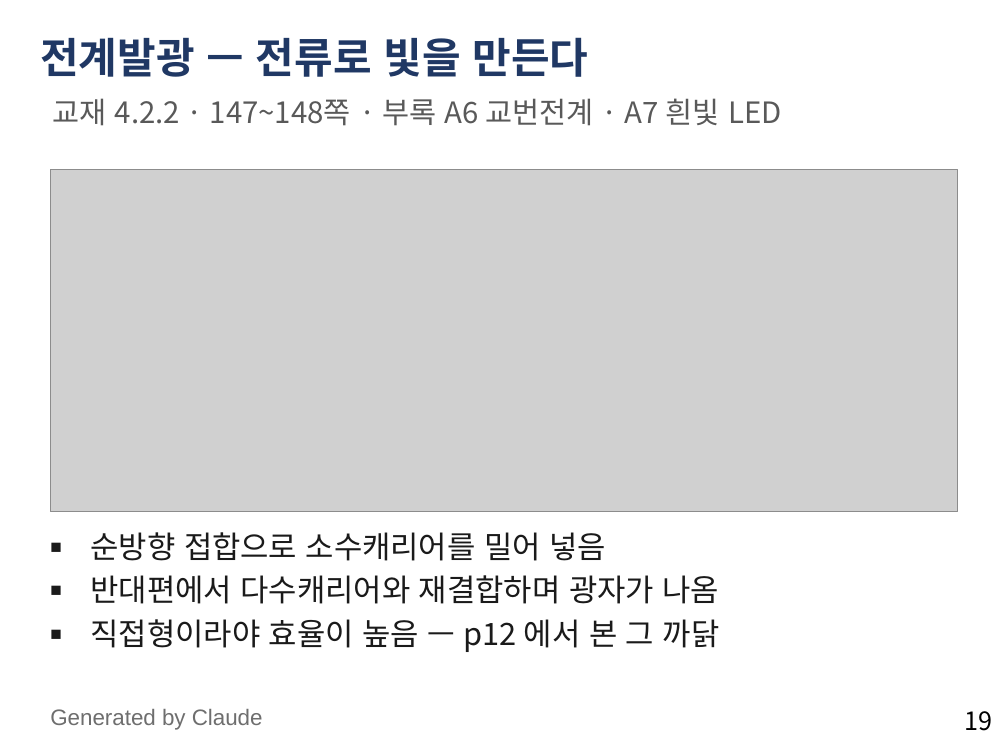
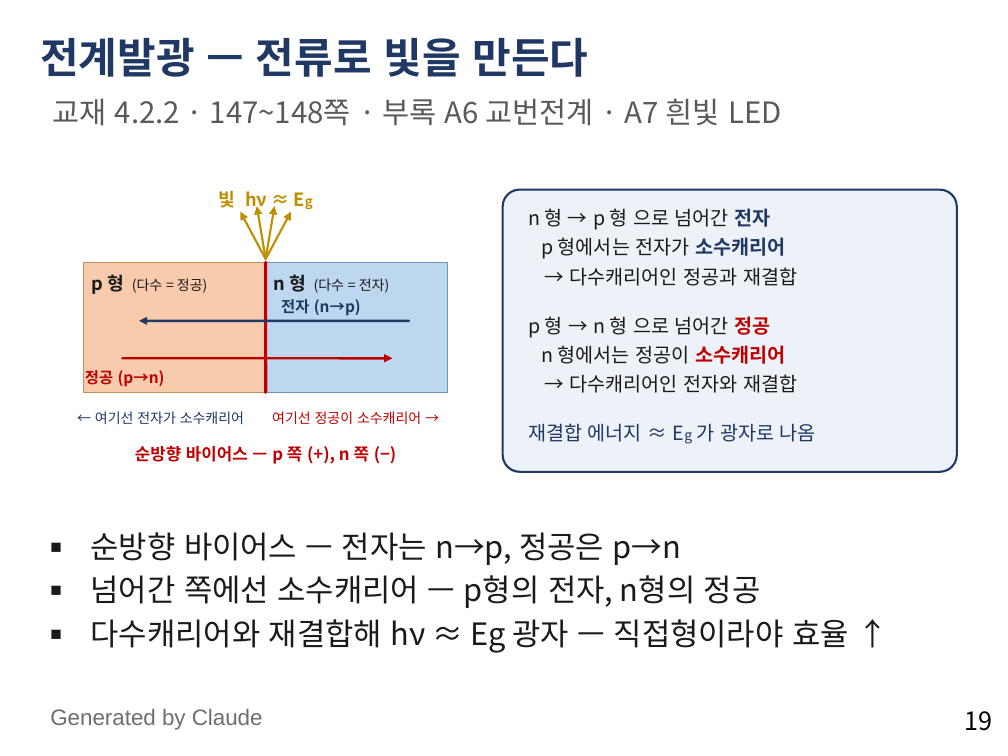
Before and after one commit to abcd8180/3A, a slide deck: slide 19 of 물리전자공학_4장_1강_빛과_과잉_캐리어.pptx. Drawn at 1008x756 pixels with LibreOffice and Linux fonts; fonts in the diff are those of the drawing; grey boxes stand for pictures. Boxes give left, top, right and bottom in pixels: in the first picture for what was removed or moved away, otherwise in the second. Text is boxed around its words. In the diff, an @@ line names an element or a change of style, - is before the commit and + after.

```diff
--- a/물리전자공학_4장_1강_빛과_과잉_캐리어.pptx
+++ b/물리전자공학_4장_1강_빛과_과잉_캐리어.pptx
@@ picture removed at <box>50,169,958,512</box> @@
@@ text added at <box>218,190,267,212</box>, 13 pt, text #BF8F00, bold @@
+빛 hν ≈ Eg
@@ arrow added from (266, 259) to (257, 207), #BF8F00 1.5 pt @@
@@ arrow added from (266, 259) to (274, 207), #BF8F00 1.5 pt @@
@@ rounded rectangle added at <box>503,190,958,472</box>, fill #EDF1F8, outline #1F3864 1.5 pt @@
@@ text added at <box>528,208,771,230</box>, 14 pt, text #1A1A1A @@
+n 형 → p 형 으로 넘어간 전자
@@ arrow added from (266, 259) to (240, 212), #BF8F00 1.5 pt @@
@@ arrow added from (266, 259) to (291, 212), #BF8F00 1.5 pt @@
@@ text added at <box>541,237,785,259</box>, 14 pt, text #1A1A1A @@
+p 형에서는 전자가 소수캐리어
@@ rectangle added at <box>84,262,265,392</box>, fill #F8CBAD, outline #BF8F60 1 pt @@
@@ rectangle added at <box>266,262,448,392</box>, fill #BDD7EE, outline #6E97BF 1 pt @@
@@ line added from (266, 262) to (266, 392), #C00000 2.25 pt @@
@@ text added at <box>570,267,797,286</box>, 14 pt, text #1A1A1A @@
+→ 다수캐리어인 정공과 재결합
@@ text added at <box>92,274,207,294</box>, 10 pt, text #1A1A1A @@
+p 형 (다수 = 정공)
@@ text added at <box>273,274,389,293</box>, 10 pt, text #1A1A1A @@
+n 형 (다수 = 전자)
@@ text added at <box>281,299,361,316</box>, 11 pt, text #1F3864, bold @@
+전자 (n→p)
@@ arrow added from (409, 321) to (139, 321), #1F3864 1.75 pt @@
@@ text added at <box>528,316,771,338</box>, 14 pt, text #1A1A1A @@
+p 형 → n 형 으로 넘어간 정공
@@ arrow added from (122, 358) to (392, 358), #C00000 1.75 pt @@
@@ text added at <box>541,345,785,364</box>, 14 pt, text #1A1A1A @@
+n 형에서는 정공이 소수캐리어
@@ text added at <box>85,370,165,387</box>, 11 pt, text #C00000, bold @@
+정공 (p→n)
@@ text added at <box>570,374,797,393</box>, 14 pt, text #1A1A1A @@
+→ 다수캐리어인 전자와 재결합
@@ text added at <box>95,411,244,424</box>, 10 pt, text #1F3864 @@
+← 여기선 전자가 소수캐리어
@@ text added at <box>272,411,421,424</box>, 10 pt, text #C00000 @@
+여기선 정공이 소수캐리어 →
@@ text added at <box>135,445,369,464</box>, 12 pt, text #C00000, bold @@
+순방향 바이어스 — p 쪽 (+), n 쪽 (−)
@@ text added at <box>528,423,816,442</box>, 14 pt, text #1F3864 @@
+재결합 에너지 ≈ Eg 가 광자로 나옴
@@ text at <box>91,532,849,653</box>: text changed @@
-■ 순방향 접합으로 소수캐리어를 밀어 넣음
-■ 반대편에서 다수캐리어와 재결합하며 광자가 나옴
-■ 직접형이라야 효율이 높음 — p12 에서 본 그 까닭
+■ 순방향 바이어스 — 전자는 n→p, 정공은 p→n
+■ 넘어간 쪽에선 소수캐리어 — p형의 전자, n형의 정공
+■ 다수캐리어와 재결합해 hν ≈ Eg 광자 — 직접형이라야 효율 ↑
```
